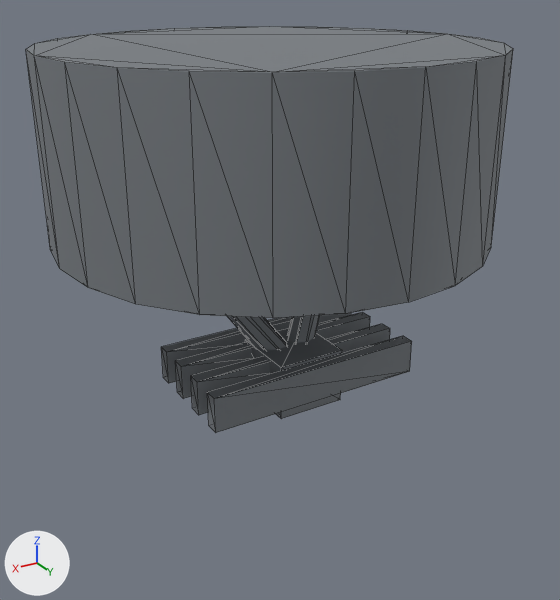
The glTF model prototype/assets/models/parts/ciws_radar.glb, before and after one commit.
Camera for both pictures: a 50 mm lens placed at (0.527, 0.702, 0.615), pointed at (0.029, -0.128, 0.2). Arrows for +X, +Y and +Z are at lower left; the lights stay in place. The first picture is the older version. Mesh edges are drawn as thin lines. Vertices at exactly the same position are counted once.

The first picture shows 'ciws_radar'.
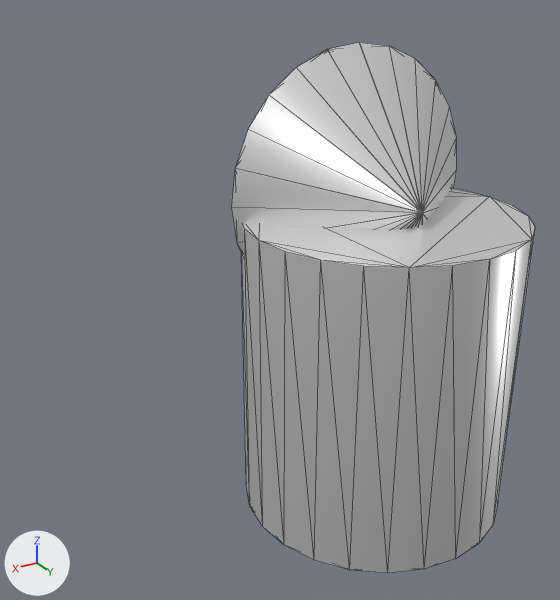
Pixel boxes (x1, y1, x2, y2) of what changed, in the pictures (560 x 600 px):
```json
{"object": "ciws_radar", "change": "recoloured, surface changed, reshaped", "before": [26, 27, 513, 433], "after": [231, 42, 535, 573], "on screen": "38% narrower, 31% taller"}
{"part": 1, "of": "me_ciws_radar_mesh", "change": "added", "after": [241, 188, 535, 573]}
{"part": 2, "of": "me_ciws_radar_mesh", "change": "added", "after": [231, 42, 457, 256]}
{"part": 3, "of": "me_ciws_radar_mesh", "change": "deleted", "before": [26, 27, 513, 318]}
{"part": 4, "of": "me_ciws_radar_mesh", "change": "deleted", "before": [227, 316, 287, 350]}
{"part": 5, "of": "me_ciws_radar_mesh", "change": "deleted", "before": [288, 315, 320, 343]}
{"part": 6, "of": "me_ciws_radar_mesh", "change": "deleted", "before": [161, 313, 351, 383]}
{"part": 7, "of": "me_ciws_radar_mesh", "change": "deleted", "before": [175, 312, 370, 399]}
{"part": 8, "of": "me_ciws_radar_mesh", "change": "deleted", "before": [191, 324, 390, 415]}
{"part": 9, "of": "me_ciws_radar_mesh", "change": "deleted", "before": [207, 336, 412, 433]}
{"part": 10, "of": "me_ciws_radar_mesh", "change": "deleted", "before": [245, 328, 342, 419]}
```

Scene script edits in JSON lines:
```json
{"op": "set", "path": "mat_ciws_radar_mat.base_color", "old": "(0.22, 0.24, 0.26)", "new": "(0.9, 0.9, 0.9)", "note": "grey #81868b -> white #f3f3f3"}
{"op": "set", "path": "mat_ciws_radar_mat.metallic", "old": "0.35", "new": "0.7"}
{"op": "set", "path": "mat_ciws_radar_mat.roughness", "old": "0.72", "new": "0.35"}
{"block": "me_ciws_radar_mesh", "where": "# used by ob_ciws_radar; location = (0.0, 0.0, 0.0)"}
{"op": "remove", "block": "me_ciws_radar_mesh", "code": "me_ciws_radar_mesh.from_pydata(...)  # 304 vertices, 524 faces; spans x -0.3..0.3, y -0.5..0.1, z 0.04..0.525"}
{"op": "add", "block": "me_ciws_radar_mesh", "code": "me_ciws_radar_mesh.from_pydata(...)  # 96 vertices, 184 faces; spans x -0.16..0.16, y -0.11..0.21, z 0.0..0.54"}
{"block": "me_ciws_radar_mesh", "change": "me_ciws_radar_mesh part 1: a new loose piece, a 24-sided cylinder along z spanning x -0.16..0.16, y -0.11..0.21, z 0.0..0.36, in mat_ciws_radar_mat (white #f3f3f3)"}
{"block": "me_ciws_radar_mesh", "change": "me_ciws_radar_mesh part 2: a new loose piece, a 24-sided cut cone along y (radius 0.16 at the low end, 0.001 at the high end) spanning x -0.16..0.16, y -0.01..0.11, z 0.22..0.54, in mat_ciws_radar_mat (white #f3f3f3)"}
{"block": "me_ciws_radar_mesh", "change": "me_ciws_radar_mesh part 3: the loose piece of 48 vertices spanning x -0.3..0.3, y -0.5..0.1, z 0.275..0.525 is deleted"}
{"block": "me_ciws_radar_mesh", "change": "me_ciws_radar_mesh part 4: the loose piece of 16 vertices spanning x -0.017..0.177, y -0.278..-0.122, z 0.067..0.333 is deleted"}
{"block": "me_ciws_radar_mesh", "change": "me_ciws_radar_mesh part 5: the loose piece of 16 vertices spanning x -0.177..0.017, y -0.278..-0.122, z 0.067..0.333 is deleted"}
{"block": "me_ciws_radar_mesh", "change": "me_ciws_radar_mesh part 6: the loose piece of 8 vertices spanning x -0.16..0.16, y -0.24..-0.22, z 0.065..0.115 is deleted"}
{"block": "me_ciws_radar_mesh", "change": "me_ciws_radar_mesh part 7: the loose piece of 8 vertices spanning x -0.16..0.16, y -0.19..-0.17, z 0.065..0.115 is deleted"}
{"block": "me_ciws_radar_mesh", "change": "me_ciws_radar_mesh part 8: the loose piece of 8 vertices spanning x -0.16..0.16, y -0.14..-0.12, z 0.065..0.115 is deleted"}
{"block": "me_ciws_radar_mesh", "change": "me_ciws_radar_mesh part 9: the loose piece of 8 vertices spanning x -0.16..0.16, y -0.09..-0.07, z 0.065..0.115 is deleted"}
{"block": "me_ciws_radar_mesh", "change": "me_ciws_radar_mesh part 10: the loose piece of 8 vertices spanning x -0.05..0.05, y -0.19..-0.09, z 0.04..0.12 is deleted"}
{"block": "me_ciws_radar_mesh", "change": "other edits to the shape of me_ciws_radar_mesh do not show in these pictures"}
```
